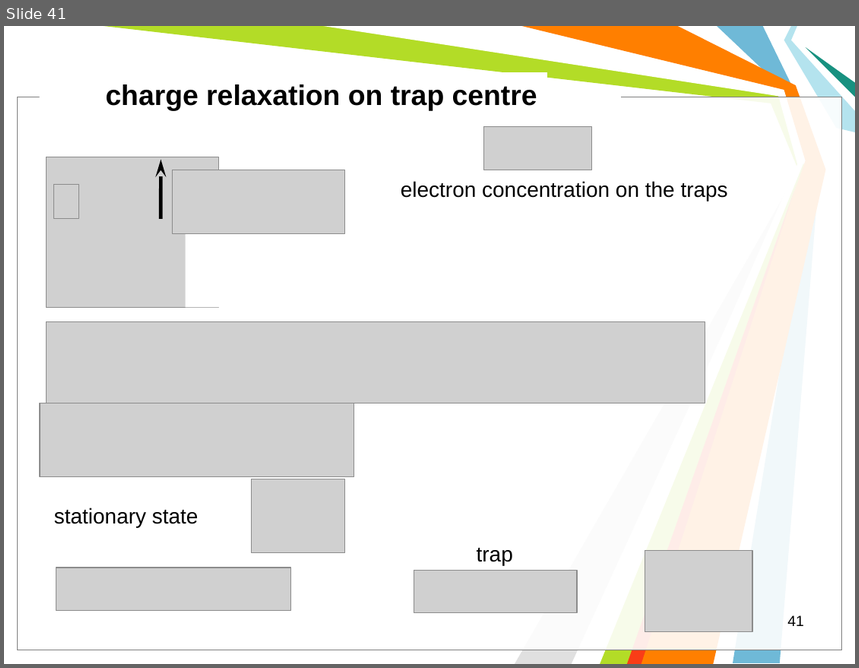
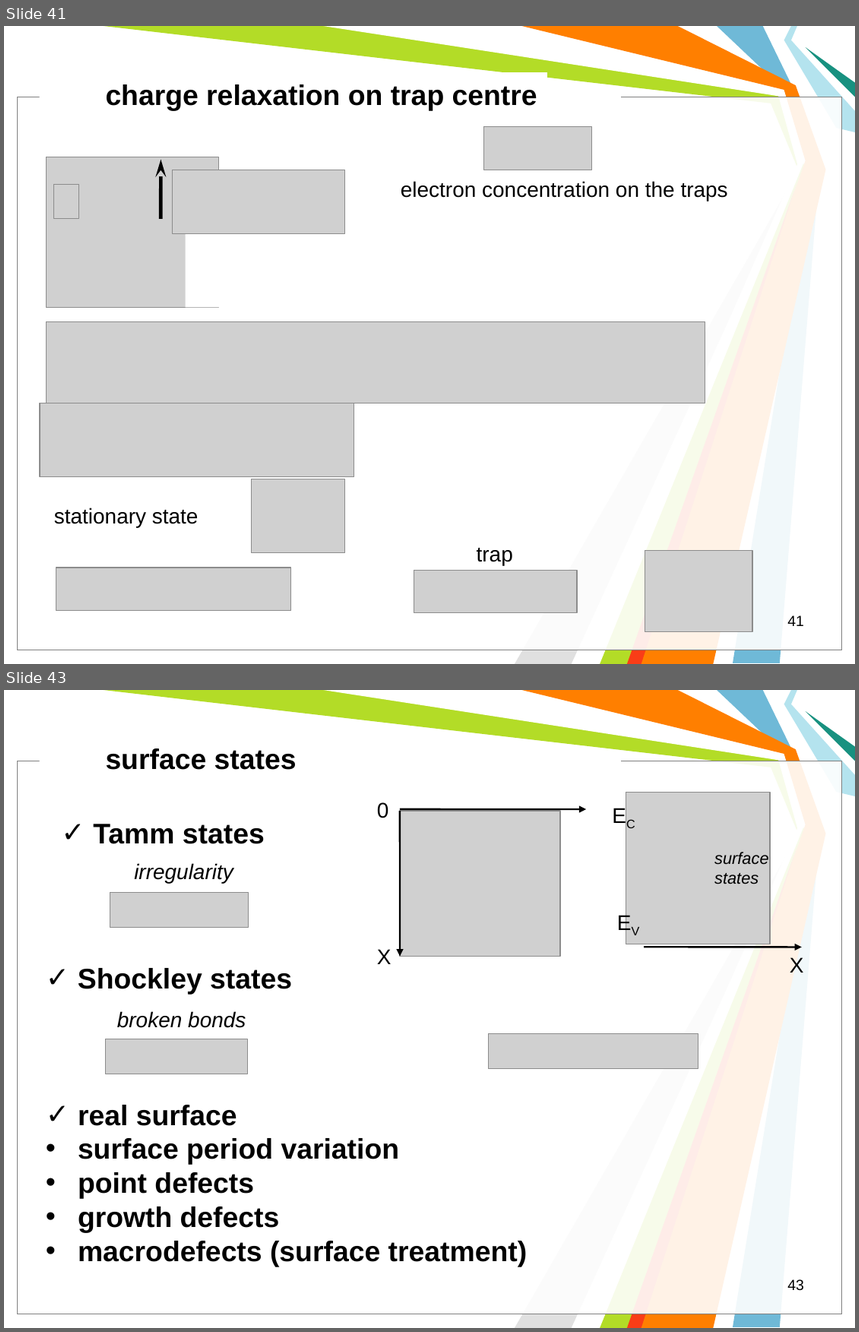
Before and after one commit to l432/NMK, a slide deck: Lecture/Photovoltaics/Photovoltaics2.ppt. Shown one above the other, each under a label of ours: slide 41 before the commit, slides 41 and 43 after it; the slides between them are not shown. The pictures are 859x668 and 859x1332 pixels, drawn with LibreOffice and Linux fonts; fonts in the diff are those of the drawing; grey boxes stand for pictures; background and template pictures are left out. Boxes give left, top, right and bottom in pixels: in the first picture for what was removed or moved away, otherwise in the second. Text is boxed around its words. In the diff, an @@ line names an element or a change of style, - is before the commit and + after.

```diff
--- a/Lecture/Photovoltaics/Photovoltaics2.ppt
+++ b/Lecture/Photovoltaics/Photovoltaics2.ppt
@@ slide 43 added at (x1=4, y1=690, x2=855, y2=1328), background #FFFFFF; not listed: 11 template elements that a slide beside it also shows @@
@@ text added at (x1=106, y1=749, x2=297, y2=770), 24 pt, text #000000, bold @@
+surface states
@@ text added at (x1=377, y1=802, x2=389, y2=818), 18 pt, text #000000 @@
+0
@@ text added at (x1=604, y1=798, x2=644, y2=836), 18 pt, text #000000 @@
+EC
@@ picture added at (x1=626, y1=792, x2=770, y2=944) @@
@@ text added at (x1=93, y1=824, x2=265, y2=844), 24 pt, text #000000, bold @@
+✓ Tamm states
@@ picture added at (x1=400, y1=811, x2=560, y2=957) @@
@@ arrow added from (400, 809) to (586, 809), #000000 1.5 pt @@
@@ arrow added from (400, 811) to (400, 957), #000000 1.5 pt @@
@@ text added at (x1=134, y1=863, x2=234, y2=883), 18 pt, text #000000, italic @@
+irregularity
@@ text added at (x1=715, y1=852, x2=769, y2=885), 14 pt, text #000000, italic @@
+surface states
@@ picture added at (x1=110, y1=893, x2=247, y2=927) @@
@@ text added at (x1=609, y1=904, x2=648, y2=942), 18 pt, text #000000 @@
+EV
@@ text added at (x1=377, y1=949, x2=392, y2=964), 18 pt, text #000000 @@
+X
@@ arrow added from (644, 947) to (801, 947), #000000 1.5 pt @@
@@ text added at (x1=790, y1=958, x2=804, y2=973), 18 pt, text #000000 @@
+X
@@ text added at (x1=78, y1=968, x2=292, y2=995), 24 pt, text #000000, bold @@
+✓ Shockley states
@@ text added at (x1=117, y1=1011, x2=246, y2=1028), 18 pt, text #000000, italic @@
+broken bonds
@@ picture added at (x1=105, y1=1039, x2=247, y2=1074) @@
@@ picture added at (x1=488, y1=1034, x2=698, y2=1068) @@
@@ text added at (x1=78, y1=1105, x2=528, y2=1267), 24 pt, text #000000, bold @@
+✓ real surface
+• surface period variation
+• point defects
+• growth defects
+• macrodefects (surface treatment)
@@ page number added at (x1=788, y1=1280, x2=804, y2=1291), 12.5 pt, text #000000 @@
+43
```
Also in this commit, not shown: 13 other slides added, 1 slide removed.
